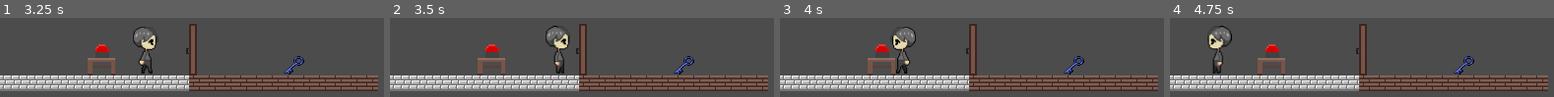
Above: before the commit, frames 1-4 (left to right).
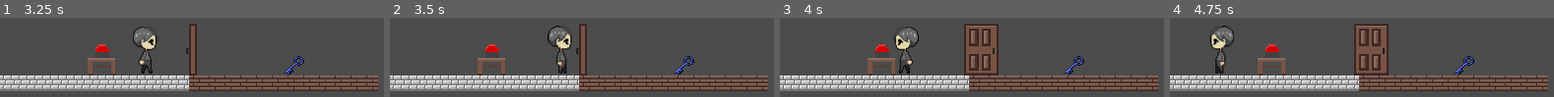
Above: after the commit, the same moments.

Repository: bkuon/Reverie
Game: Godot game, scene res://world.tscn
Same seed, same stepped clock (60 frames per second), same inputs: the game is played once before the commit and once after it.
Inputs:
- Up to frame 1 (3.25 s): tap Enter at 0.5 s; hold Right (ui_right) 0.53-1.28 s; tap Z every 0.75 s from 0.6 to 2.85 s; hold Left (ui_left) 1.28-2.03 s; hold Right (ui_right) from 2.03 s (still down)
- Up to frame 2 (3.5 s): keep holding Right (ui_right)
- Up to frame 3 (4 s): release Right (ui_right) at 3.53 s; hold Left (ui_left) from 3.53 s (still down); tap Z at 3.6 s
- Up to frame 4 (4.75 s): keep holding Left (ui_left); tap Z at 4.35 s

Frame 1 is identical in both runs. In frame 2, 1.5% of the frame differs, in the area x 40-48%, y 9-71%; in frame 3, 6.5%; in frame 4, 6.5%, in the area x 9-57%, y 7-73%.

Commit message:
fixed door

Diff:
--- a/world.tscn
+++ b/world.tscn
@@ -44,10 +44,7 @@
 [sub_resource type="RectangleShape2D" id=5]
 extents = Vector2( 16.2286, 25.9858 )
 
-[sub_resource type="RectangleShape2D" id=6]
-extents = Vector2( 13.7324, 27.8863 )
-
-[sub_resource type="SpriteFrames" id=7]
+[sub_resource type="SpriteFrames" id=6]
 animations = [ {
 "frames": [ ExtResource( 12 ), ExtResource( 13 ), ExtResource( 14 ), ExtResource( 15 ), ExtResource( 16 ), ExtResource( 13 ), ExtResource( 12 ) ],
 "loop": false,
@@ -124,10 +121,6 @@
 position = Vector2( -158.994, 61.0124 )
 shape = SubResource( 5 )
 
-[node name="CollisionShape2D" type="CollisionShape2D" parent="doorObject"]
-position = Vector2( 196.944, 405.818 )
-shape = SubResource( 6 )
-
 [node name="TileMap" type="TileMap" parent="."]
 tile_set = ExtResource( 9 )
 cell_size = Vector2( 16, 16 )
Not shown: 3 places in world.tscn that only renumber resources
